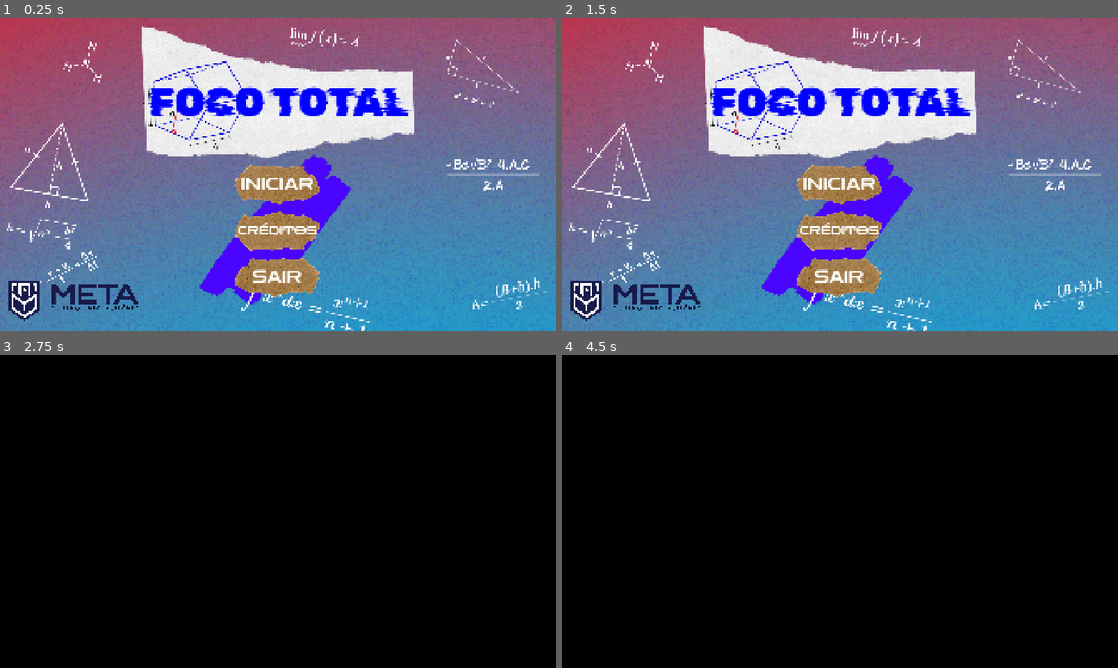
Above: before the commit, frames 1-4 (two rows, left to right).
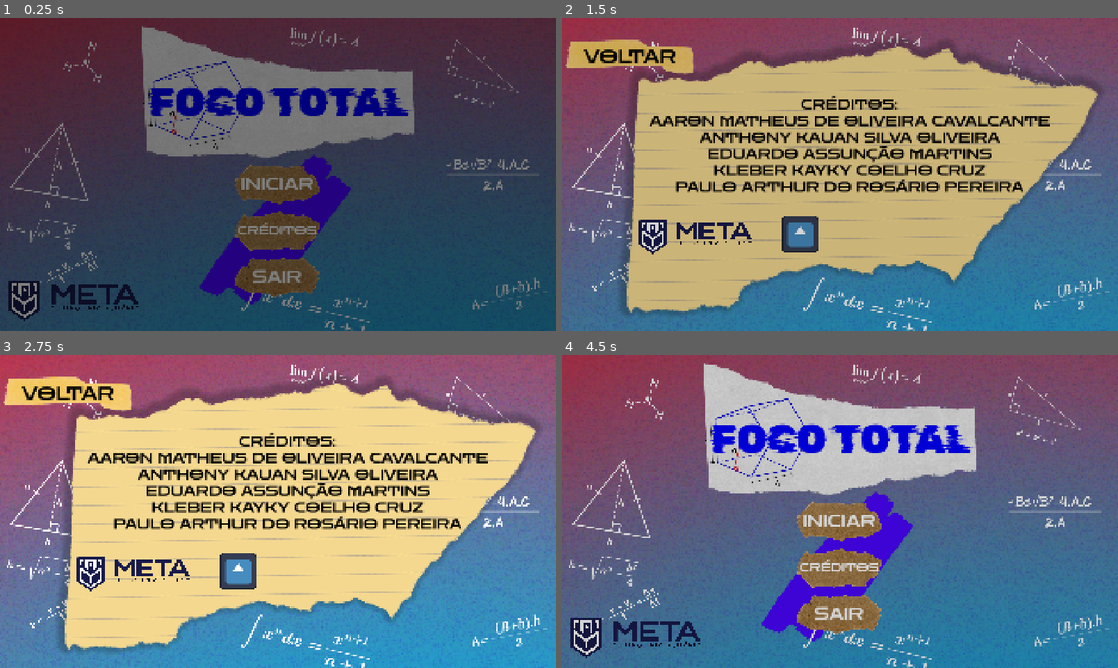
Above: after the commit, the same moments.

Repository: ArthurRosario/Ferramenta-de-auxilio-de-questoes-de-matematica
Game: Godot game, scene res://cenas/menu_principal.tscn
Two runs of this game, one before a commit and one after it. Both use one fixed random seed, a clock stepped at 60 frames per second and the inputs below. The engine's default icon, where the game draws it, is replaced by a stand-in: a white triangle on a blue panel in a dark square.
Inputs (mouse positions are in pixels of both pictures, inside the frame that each line leads up to):
- Up to frame 1 (0.25 s): no input
- Up to frame 2 (1.5 s): click "CRÉDITOS" at 0.5 s; click "VOLTAR" at 1.25 s
- Up to frame 3 (2.75 s): click (278, 520) at 2 s, where only the run before the commit has a clickable "INICIAR"
- Up to frame 4 (4.5 s): click (840, 520) at 2.75 s, where only the run before the commit has a clickable "INICIAR"; click (628, 392) at 3.5 s, where only the run after the commit has a clickable "VOLTAR"; click "INICIAR" at 4.25 s

The runs differ from the first frame. In frame 1, 100% of the frame differs, in the area x 0-100%, y 0-100%; in frame 2, 93%; in frame 3, 98%; in frame 4, 100%.
Error before the commit: Invalid access to property or key 'animation_finishe' on a base object of type 'AnimationPlayer'. (res://scripts/menu_principal.gd:14)

Commit message:
Criação da tela de seleção de modos + adicionais
Criação e configuração da tela do modos, mais a adição de efeitos e som aos botões. Também foi criado uma pasta para os sons e adicionado sons de UI

Diff:
--- a/cenas/creditos.tscn
+++ b/cenas/creditos.tscn
@@ -4,8 +4,10 @@
 [ext_resource type="Texture2D" uid="uid://dtmjl1er71b3y" path="res://Foco Total/tela_creditos.png" id="2_rdysq"]
 [ext_resource type="Texture2D" uid="uid://b64pxto3slom8" path="res://Foco Total/botão_voltar.png" id="3_0bxsp"]
 [ext_resource type="FontFile" uid="uid://dpj1qbf5fnq76" path="res://fonts/Zen_Dots/ZenDots-Regular.ttf" id="3_itarq"]
+[ext_resource type="Script" uid="uid://h0wnicyhhyh5" path="res://scripts/script_vbbotao.gd" id="4_hliiw"]
 [ext_resource type="Texture2D" uid="uid://d4if0ci6iuc0o" path="res://Foco Total/Logo Centro Universitário META.png" id="5_hliiw"]
 [ext_resource type="Texture2D" uid="uid://duqywgn0owiui" path="res://icon.svg" id="6_a1hbf"]
+[ext_resource type="AudioStream" uid="uid://b5pbkvjy21q8i" path="res://audio/audio_ui/click3.ogg" id="6_r2w5d"]
 
 [node name="creditos" type="Control" unique_id=362353082]
 layout_mode = 3
@@ -36,6 +38,7 @@
 texture_normal = ExtResource("3_0bxsp")
 ignore_texture_size = true
 stretch_mode = 0
+script = ExtResource("4_hliiw")
 
 [node name="Label" type="Label" parent="Button" unique_id=1799415915]
 layout_mode = 1
@@ -51,6 +54,9 @@
 horizontal_alignment = 1
 vertical_alignment = 1
 metadata/_edit_lock_ = true
+
+[node name="AudioStreamPlayer" type="AudioStreamPlayer" parent="Button" unique_id=937417696]
+stream = ExtResource("6_r2w5d")
 
 [node name="Label" type="Label" parent="." unique_id=1941929624]
 layout_mode = 0
@@ -81,4 +87,14 @@
 position = Vector2(823, 746)
 texture = ExtResource("6_a1hbf")
 
+[node name="ColorRect" type="ColorRect" parent="." unique_id=1051635243]
+visible = false
+layout_mode = 1
+anchors_preset = 15
+anchor_right = 1.0
+anchor_bottom = 1.0
+grow_horizontal = 2
+grow_vertical = 2
+color = Color(0, 0, 0, 1)
+
 [connection signal="pressed" from="Button" to="." method="_on_button_pressed"]
--- a/cenas/menu_principal.tscn
+++ b/cenas/menu_principal.tscn
@@ -3,46 +3,11 @@
 [ext_resource type="Script" uid="uid://c7c8yfod1g12p" path="res://scripts/menu_principal.gd" id="1_405qn"]
 [ext_resource type="Texture2D" uid="uid://8rxn871rtr8y" path="res://Foco Total/Tela_inicial.png" id="2_eyjon"]
 [ext_resource type="Texture2D" uid="uid://b42kllgsfgg3h" path="res://Foco Total/Botão1.png" id="3_6ro21"]
+[ext_resource type="Script" uid="uid://h0wnicyhhyh5" path="res://scripts/script_vbbotao.gd" id="3_0330o"]
 [ext_resource type="FontFile" uid="uid://dpj1qbf5fnq76" path="res://fonts/Zen_Dots/ZenDots-Regular.ttf" id="4_0330o"]
 [ext_resource type="Texture2D" uid="uid://d4if0ci6iuc0o" path="res://Foco Total/Logo Centro Universitário META.png" id="5_sw1c2"]
 [ext_resource type="FontFile" uid="uid://bekolxepujtd5" path="res://fonts/Rubik_Glitch/RubikGlitch-Regular.ttf" id="6_6ro21"]
-
-[sub_resource type="Animation" id="Animation_405qn"]
-length = 0.001
-tracks/0/type = "value"
-tracks/0/imported = false
-tracks/0/enabled = true
-tracks/0/path = NodePath("ColorRect:modulate")
-tracks/0/interp = 1
-tracks/0/loop_wrap = true
-tracks/0/keys = {
-"times": PackedFloat32Array(0),
-"transitions": PackedFloat32Array(1),
-"update": 0,
-"values": [Color(1, 1, 1, 0)]
-}
-
-[sub_resource type="Animation" id="Animation_0w2hc"]
-resource_name = "transicao"
-length = 0.5
-tracks/0/type = "value"
-tracks/0/imported = false
-tracks/0/enabled = true
-tracks/0/path = NodePath("ColorRect:modulate")
-tracks/0/interp = 1
-tracks/0/loop_wrap = true
-tracks/0/keys = {
-"times": PackedFloat32Array(0, 0.5),
-"transitions": PackedFloat32Array(1, 1),
-"update": 0,
-"values": [Color(1, 1, 1, 0), Color(1, 1, 1, 1)]
-}
-
-[sub_resource type="AnimationLibrary" id="AnimationLibrary_roq6h"]
-_data = {
-&"RESET": SubResource("Animation_405qn"),
-&"transicao": SubResource("Animation_0w2hc")
-}
+[ext_resource type="AudioStream" uid="uid://b5pbkvjy21q8i" path="res://audio/audio_ui/click3.ogg" id="6_sw1c2"]
 
 [node name="menu_principal" type="Control" unique_id=2137703668]
 layout_mode = 3
@@ -87,6 +52,7 @@
 texture_pressed = ExtResource("3_6ro21")
 ignore_texture_size = true
 stretch_mode = 0
+script = ExtResource("3_0330o")
 
 [node name="Label" type="Label" parent="VBoxContainer/botao_iniciar" unique_id=1093536091]
 layout_mode = 1
@@ -103,6 +69,9 @@
 uppercase = true
 metadata/_edit_lock_ = true
 
+[node name="AudioStreamPlayer" type="AudioStreamPlayer" parent="VBoxContainer/botao_iniciar" unique_id=1352344239]
+stream = ExtResource("6_sw1c2")
+
 [node name="botao_creditos" type="TextureButton" parent="VBoxContainer" unique_id=76420266]
 custom_minimum_size = Vector2(300, 150)
 layout_mode = 2
@@ -113,6 +82,7 @@
 ignore_texture_size = true
 stretch_mode = 0
 flip_v = true
+script = ExtResource("3_0330o")
 
 [node name="Label" type="Label" parent="VBoxContainer/botao_creditos" unique_id=785071279]
 layout_mode = 1
@@ -129,6 +99,9 @@
 uppercase = true
 metadata/_edit_lock_ = true
 
+[node name="AudioStreamPlayer" type="AudioStreamPlayer" parent="VBoxContainer/botao_creditos" unique_id=1771531667]
+stream = ExtResource("6_sw1c2")
+
 [node name="botao_sair" type="TextureButton" parent="VBoxContainer" unique_id=879930193]
 custom_minimum_size = Vector2(300, 150)
 layout_mode = 2
@@ -138,6 +111,7 @@
 ignore_texture_size = true
 stretch_mode = 0
 flip_h = true
+script = ExtResource("3_0330o")
 
 [node name="Label" type="Label" parent="VBoxContainer/botao_sair" unique_id=619649020]
 layout_mode = 1
@@ -153,6 +127,10 @@
 vertical_alignment = 1
 uppercase = true
 metadata/_edit_lock_ = true
+
+[node name="AudioStreamPlayer" type="AudioStreamPlayer" parent="VBoxContainer/botao_sair" unique_id=603680459]
+stream = ExtResource("6_sw1c2")
+volume_db = -2.01
 
 [node name="logo_META" type="TextureRect" parent="." unique_id=135670075]
 layout_mode = 1
@@ -192,9 +170,6 @@
 grow_vertical = 2
 color = Color(0, 0, 0, 1)
 
-[node name="AnimationPlayer" type="AnimationPlayer" parent="." unique_id=1698716861]
-libraries/ = SubResource("AnimationLibrary_roq6h")
-
 [connection signal="pressed" from="VBoxContainer/botao_iniciar" to="." method="_on_button_pressed"]
 [connection signal="pressed" from="VBoxContainer/botao_creditos" to="." method="_on_button_2_pressed"]
 [connection signal="pressed" from="VBoxContainer/botao_sair" to="." method="_on_button_3_pressed"]
--- /dev/null
+++ b/cenas/selecao_modos.tscn
@@ -0,0 +1,152 @@
+[gd_scene format=3 uid="uid://b5umw3eq85c1t"]
+
+[ext_resource type="Texture2D" uid="uid://08kjh2lgrxmk" path="res://Foco Total/tela_modo_de_jogo.png" id="1_ct3xj"]
+[ext_resource type="Script" uid="uid://c4x62qmpkrr6i" path="res://scripts/selecao_modos.gd" id="1_f75v7"]
+[ext_resource type="Texture2D" uid="uid://c7p7ck05vjwxc" path="res://Foco Total/botão3.png" id="2_cxlek"]
+[ext_resource type="FontFile" uid="uid://dpj1qbf5fnq76" path="res://fonts/Zen_Dots/ZenDots-Regular.ttf" id="3_f75v7"]
+[ext_resource type="Texture2D" uid="uid://dpk1xgwahou0p" path="res://Foco Total/botão2.png" id="4_53uq6"]
+[ext_resource type="Script" uid="uid://h0wnicyhhyh5" path="res://scripts/script_vbbotao.gd" id="4_thkr7"]
+[ext_resource type="FontFile" uid="uid://bekolxepujtd5" path="res://fonts/Rubik_Glitch/RubikGlitch-Regular.ttf" id="5_thkr7"]
+[ext_resource type="Texture2D" uid="uid://b64pxto3slom8" path="res://Foco Total/botão_voltar.png" id="6_cxlek"]
+[ext_resource type="AudioStream" uid="uid://b5pbkvjy21q8i" path="res://audio/audio_ui/click3.ogg" id="6_thkr7"]
+
+[node name="selecao_modos" type="Control" unique_id=726615456]
+layout_mode = 3
+anchors_preset = 15
+anchor_right = 1.0
+anchor_bottom = 1.0
+grow_horizontal = 2
+grow_vertical = 2
+script = ExtResource("1_f75v7")
+
+[node name="TextureRect" type="TextureRect" parent="." unique_id=196416897]
+layout_mode = 1
+anchors_preset = 15
+anchor_right = 1.0
+anchor_bottom = 1.0
+grow_horizontal = 2
+grow_vertical = 2
+texture = ExtResource("1_ct3xj")
+expand_mode = 1
+
+[node name="VBoxContainer" type="VBoxContainer" parent="." unique_id=372263169]
+layout_mode = 1
+anchors_preset = 8
+anchor_left = 0.5
+anchor_top = 0.5
+anchor_right = 0.5
+anchor_bottom = 0.5
+offset_left = -250.0
+offset_top = -40.0
+offset_right = 250.0
+offset_bottom = 470.0
+grow_horizontal = 2
+grow_vertical = 2
+alignment = 1
+
+[node name="botao_normal" type="TextureButton" parent="VBoxContainer" unique_id=1266826109]
+custom_minimum_size = Vector2(400, 250)
+layout_mode = 2
+texture_normal = ExtResource("2_cxlek")
+ignore_texture_size = true
+stretch_mode = 0
+script = ExtResource("4_thkr7")
+
+[node name="Label" type="Label" parent="VBoxContainer/botao_normal" unique_id=79022210]
+layout_mode = 1
+anchors_preset = 15
+anchor_right = 1.0
+anchor_bottom = 1.0
+grow_horizontal = 2
+grow_vertical = 2
+theme_override_fonts/font = ExtResource("3_f75v7")
+theme_override_font_sizes/font_size = 35
+text = "MODO NORMAL"
+horizontal_alignment = 1
+vertical_alignment = 1
+metadata/_edit_lock_ = true
+
+[node name="AudioStreamPlayer" type="AudioStreamPlayer" parent="VBoxContainer/botao_normal" unique_id=1418999524]
+stream = ExtResource("6_thkr7")
+
+[node name="botao_enem" type="TextureButton" parent="VBoxContainer" unique_id=1971708836]
+custom_minimum_size = Vector2(400, 250)
+layout_mode = 2
+texture_normal = ExtResource("4_53uq6")
+ignore_texture_size = true
+stretch_mode = 0
+script = ExtResource("4_thkr7")
+
+[node name="Label" type="Label" parent="VBoxContainer/botao_enem" unique_id=727045302]
+layout_mode = 1
+anchors_preset = 15
+anchor_right = 1.0
+anchor_bottom = 1.0
+grow_horizontal = 2
+grow_vertical = 2
+theme_override_colors/font_color = Color(0, 0, 0, 1)
+theme_override_fonts/font = ExtResource("3_f75v7")
+theme_override_font_sizes/font_size = 40
+text = "MODO ENEM"
+horizontal_alignment = 1
+vertical_alignment = 1
+metadata/_edit_lock_ = true
+
+[node name="AudioStreamPlayer" type="AudioStreamPlayer" parent="VBoxContainer/botao_enem" unique_id=776084476]
+stream = ExtResource("6_thkr7")
+
+[node name="Label" type="Label" parent="." unique_id=32151370]
+layout_mode = 0
+offset_left = 354.0
+offset_top = 146.0
+offset_right = 1547.0
+offset_bottom = 433.0
+theme_override_colors/font_color = Color(0, 0, 0, 1)
+theme_override_fonts/font = ExtResource("5_thkr7")
+theme_override_font_sizes/font_size = 80
+text = "ESCOLHA O MODO DE JOGO"
+horizontal_alignment = 1
+vertical_alignment = 1
+
+[node name="botao_voltar" type="TextureButton" parent="." unique_id=1808935826]
+custom_minimum_size = Vector2(300, 200)
+layout_mode = 1
+offset_left = 10.0
+offset_top = 10.0
+offset_right = 461.0
+offset_bottom = 260.0
+texture_normal = ExtResource("6_cxlek")
+ignore_texture_size = true
+stretch_mode = 0
+script = ExtResource("4_thkr7")
+
+[node name="Label" type="Label" parent="botao_voltar" unique_id=88677764]
+layout_mode = 1
+anchors_preset = 15
+anchor_right = 1.0
+anchor_bottom = 1.0
+grow_horizontal = 2
+grow_vertical = 2
+theme_override_colors/font_color = Color(0, 0, 0, 1)
+theme_override_fonts/font = ExtResource("3_f75v7")
+theme_override_font_sizes/font_size = 61
+text = "VOLTAR"
+horizontal_alignment = 1
+vertical_alignment = 1
+metadata/_edit_lock_ = true
+
+[node name="AudioStreamPlayer" type="AudioStreamPlayer" parent="botao_voltar" unique_id=77758486]
+stream = ExtResource("6_thkr7")
+
+[node name="ColorRect" type="ColorRect" parent="." unique_id=683412867]
+layout_mode = 1
+anchors_preset = 15
+anchor_right = 1.0
+anchor_bottom = 1.0
+grow_horizontal = 2
+grow_vertical = 2
+color = Color(0, 0, 0, 1)
+
+[connection signal="pressed" from="VBoxContainer/botao_normal" to="." method="_on_botao_normal_pressed"]
+[connection signal="pressed" from="VBoxContainer/botao_enem" to="." method="_on_botao_enem_pressed"]
+[connection signal="pressed" from="botao_voltar" to="." method="_on_botao_voltar_pressed"]
--- a/scripts/creditos.gd
+++ b/scripts/creditos.gd
@@ -1,6 +1,24 @@
 extends Control
 
 const CENA_MENU = "res://cenas/menu_principal.tscn"
+@onready var color = $ColorRect
+
+func _ready() -> void:
+	color.visible = true
+	color.modulate.a = 1.0
+	var tween_in = create_tween()
+	tween_in.tween_property(color, "modulate:a", 0.0, 0.5)
+	await tween_in.finished
+	color.visible = false
+
+
 
 func _on_button_pressed() -> void:
-	get_tree().change_scene_to_file(CENA_MENU)
+	fazer_fade_out(CENA_MENU)
+
+func fazer_fade_out(caminho_cena: String):
+	color.visible = true
+	var tween_out = create_tween()
+	tween_out.tween_property(color, "modulate:a", 1.0, 0.5)
+	await tween_out.finished
+	get_tree().change_scene_to_file(caminho_cena)
--- a/scripts/menu_principal.gd
+++ b/scripts/menu_principal.gd
@@ -1,26 +1,32 @@
 extends Control
 
-const CENA_MODOS = "res://cenas/menu_principal.tscn"
+const CENA_MODOS = "res://cenas/selecao_modos.tscn"
 const CENA_CREDITOS = "res://cenas/creditos.tscn"
 @onready var animation_player = $AnimationPlayer
-@onready var COLOR = $ColorRect
+@onready var color = $ColorRect
 
 func _ready() -> void:
-	COLOR.visible = false
+	color.visible = true
+	color.modulate.a = 1.0
+	var tween_in = create_tween()
+	tween_in.tween_property(color, "modulate:a", 0.0, 0.5)
+	await tween_in.finished
+	color.visible = false
 
 func _on_button_pressed() -> void:
-	COLOR.visible = true
-	animation_player.play("transicao")
-	await animation_player.animation_finishe
-	get_tree().change_scene_to_file(CENA_MODOS)
+	fazer_fade_out(CENA_MODOS)
 
 
 func _on_button_2_pressed() -> void:
-	COLOR.visible = true
-	animation_player.play("transicao")
-	await animation_player.animation_finished
-	get_tree().change_scene_to_file(CENA_CREDITOS)
+	fazer_fade_out(CENA_CREDITOS)
 
 
 func _on_button_3_pressed() -> void:
 	get_tree().quit()
+
+func fazer_fade_out(caminho_cena: String):
+	color.visible = true
+	var tween_out = create_tween()
+	tween_out.tween_property(color, "modulate:a", 1.0, 0.5)
+	await tween_out.finished
+	get_tree().change_scene_to_file(caminho_cena)
--- /dev/null
+++ b/scripts/script_vbbotao.gd
@@ -0,0 +1,51 @@
+extends TextureButton
+
+var posicao_original_y: float
+var escala_original: Vector2
+var esta_em_container: bool = false
+@onready var audio_player: AudioStreamPlayer = $AudioStreamPlayer if has_node("AudioStreamPlayer") else null
+
+func _ready() -> void:
+	escala_original = scale
+	posicao_original_y = position.y
+	pivot_offset = size / 2
+
+	if get_parent() is Container:
+		esta_em_container = true
+
+	mouse_entered.connect(_on_mouse_entered)
+	mouse_exited.connect(_on_mouse_exited)
+	button_down.connect(_on_button_down)
+	button_up.connect(_on_button_up)
+
+func _on_mouse_entered() -> void:
+	var tween = create_tween()
+	if esta_em_container:
+		tween.tween_property(self, "scale", Vector2(1.05, 1.05), 0.1)
+	else:
+		tween.tween_property(self, "position:y", posicao_original_y - 6, 0.1)
+
+func _on_mouse_exited() -> void:
+	var tween = create_tween()
+	if esta_em_container:
+		tween.tween_property(self, "scale", escala_original, 0.1)
+	else:
+		tween.tween_property(self, "position:y", posicao_original_y, 0.1)
+
+func _on_button_down() -> void:
+	var tween = create_tween()
+	if esta_em_container:
+		tween.tween_property(self, "scale", Vector2(0.95, 0.95), 0.05)
+	else:
+		tween.tween_property(self, "position:y", posicao_original_y + 2, 0.05)
+
+	# Toca o som automaticamente se o botão tiver o AudioStreamPlayer configurado
+	if audio_player and audio_player.stream:
+		audio_player.play()
+
+func _on_button_up() -> void:
+	var tween = create_tween()
+	if esta_em_container:
+		tween.tween_property(self, "scale", Vector2(1.05, 1.05), 0.05)
+	else:
+		tween.tween_property(self, "position:y", posicao_original_y - 6, 0.05)
--- /dev/null
+++ b/scripts/selecao_modos.gd
@@ -0,0 +1,29 @@
+extends Control
+
+const MENU_PRINCIPAL = "res://cenas/menu_principal.tscn"
+@onready var color = $ColorRect
+
+func _ready() -> void:
+	color.visible = true
+	color.modulate.a = 1.0
+	var tween_in = create_tween()
+	tween_in.tween_property(color, "modulate:a", 0.0, 0.5)
+	await tween_in.finished
+	color.visible = false
+
+func _on_botao_normal_pressed() -> void:
+	pass # Replace with function body.
+
+func _on_botao_enem_pressed() -> void:
+	pass # Replace with function body.
+
+func _on_botao_voltar_pressed() -> void:
+	fazer_fade_out(MENU_PRINCIPAL)
+
+
+func fazer_fade_out(caminho_cena: String):
+	color.visible = true
+	var tween_out = create_tween()
+	tween_out.tween_property(color, "modulate:a", 1.0, 0.5)
+	await tween_out.finished
+	get_tree().change_scene_to_file(caminho_cena)
Not shown, added: audio/audio_ui/click1.ogg.import
Not shown, added: audio/audio_ui/click2.ogg.import
Not shown, added: audio/audio_ui/click3.ogg.import
Not shown, added: audio/audio_ui/click4.ogg.import
Not shown, added: audio/audio_ui/click5.ogg.import
Not shown, added: audio/audio_ui/mouseclick1.ogg.import
Not shown, added: audio/audio_ui/mouserelease1.ogg.import
Not shown, added: audio/audio_ui/rollover1.ogg.import
Not shown, added: audio/audio_ui/rollover2.ogg.import
Not shown, added: audio/audio_ui/rollover3.ogg.import
Not shown, added: audio/audio_ui/rollover4.ogg.import
Not shown, added: audio/audio_ui/rollover5.ogg.import
(and 92 more such lines)
